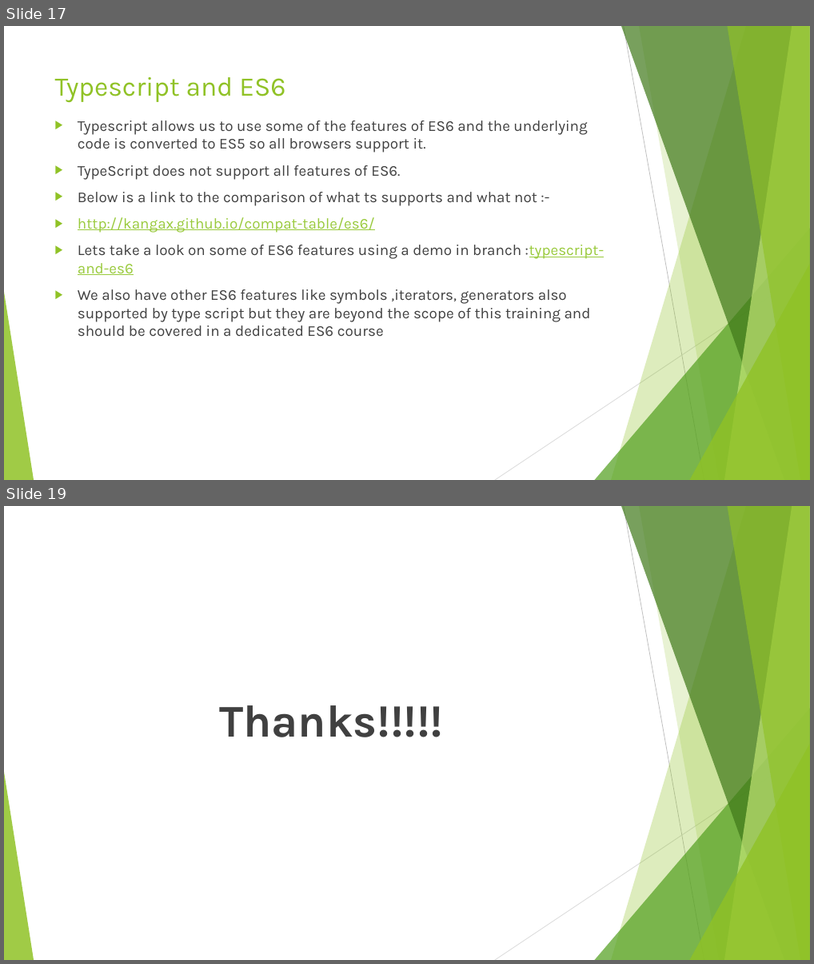
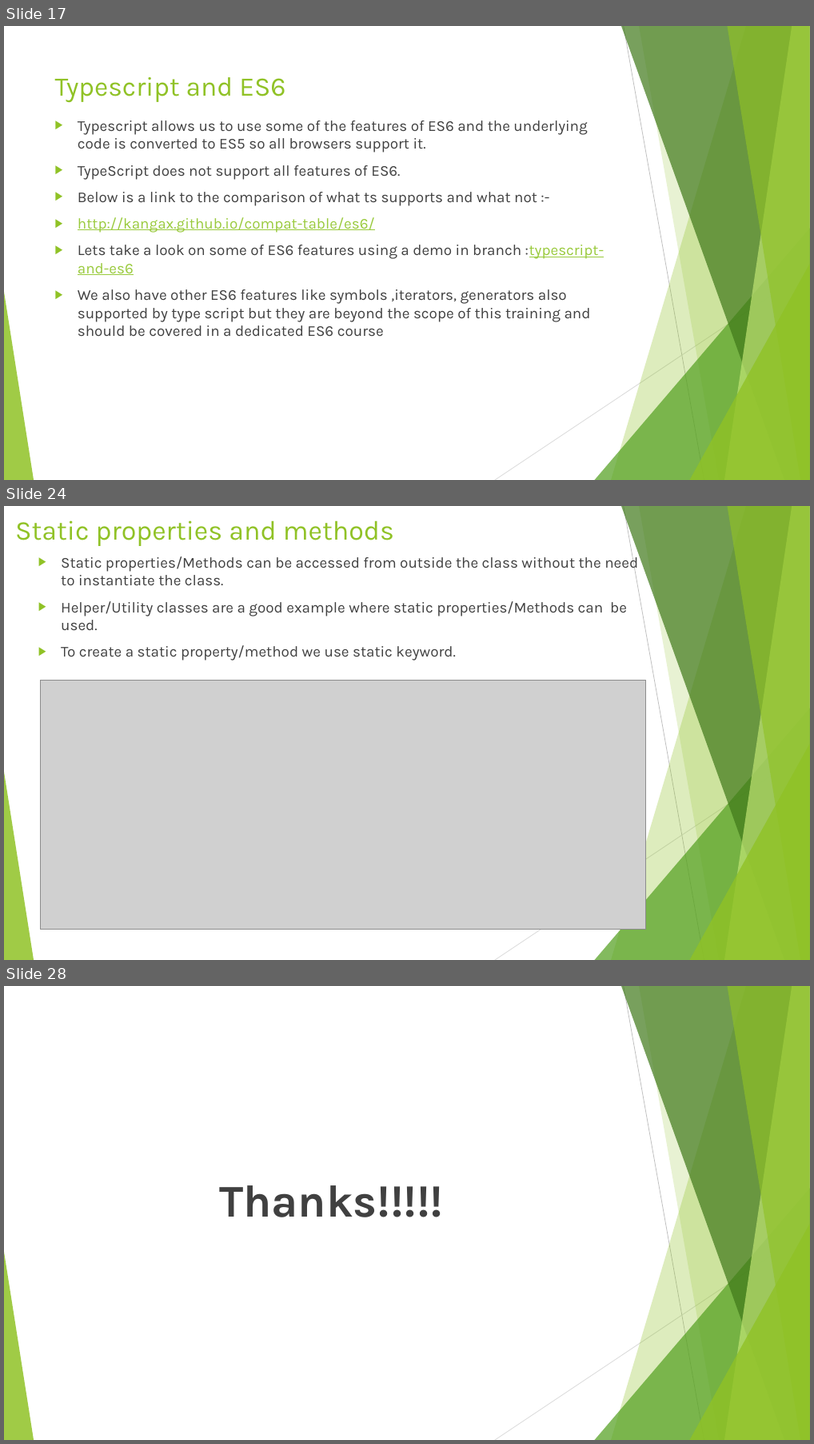
Before and after one commit to rudhrainfogain/typescript-complete-course, a slide deck: Type Script v5.0.pptx. Shown one above the other, each under a label of ours: slides 17 and 19 before the commit, slides 17, 24 and 28 after it; the slides between them are not shown. The pictures are 814x964 and 814x1444 pixels, drawn with LibreOffice and Linux fonts; fonts in the diff are those of the drawing; grey boxes stand for pictures. Boxes give left, top, right and bottom in pixels: in the first picture for what was removed or moved away, otherwise in the second. Text is boxed around its words. In the diff, an @@ line names an element or a change of style, - is before the commit and + after.

Commit message:
added TS classes example

```diff
--- a/Type Script v5.0.pptx
+++ b/Type Script v5.0.pptx
@@ slide 24 added at bbox=[4, 506, 810, 960], background #FFFFFF; not listed: 10 template elements that a slide beside it also shows @@
@@ title added at bbox=[15, 520, 394, 546], 32.4 pt, text #90C226 @@
+Static properties and methods
@@ text added at bbox=[61, 554, 638, 660], 18 pt, text #404040 @@
+▶ Static properties/Methods can be accessed from outside the class without the need to instantiate the class.
+▶ Helper/Utility classes are a good example where static properties/Methods can be used.
+▶ To create a static property/method we use static keyword.
@@ picture added at bbox=[40, 680, 646, 929] @@
@@ what was slide 19 is now slide 28 @@
```
Also in this commit, not shown: 9 other slides added, 1 slide removed, 10 other files.
